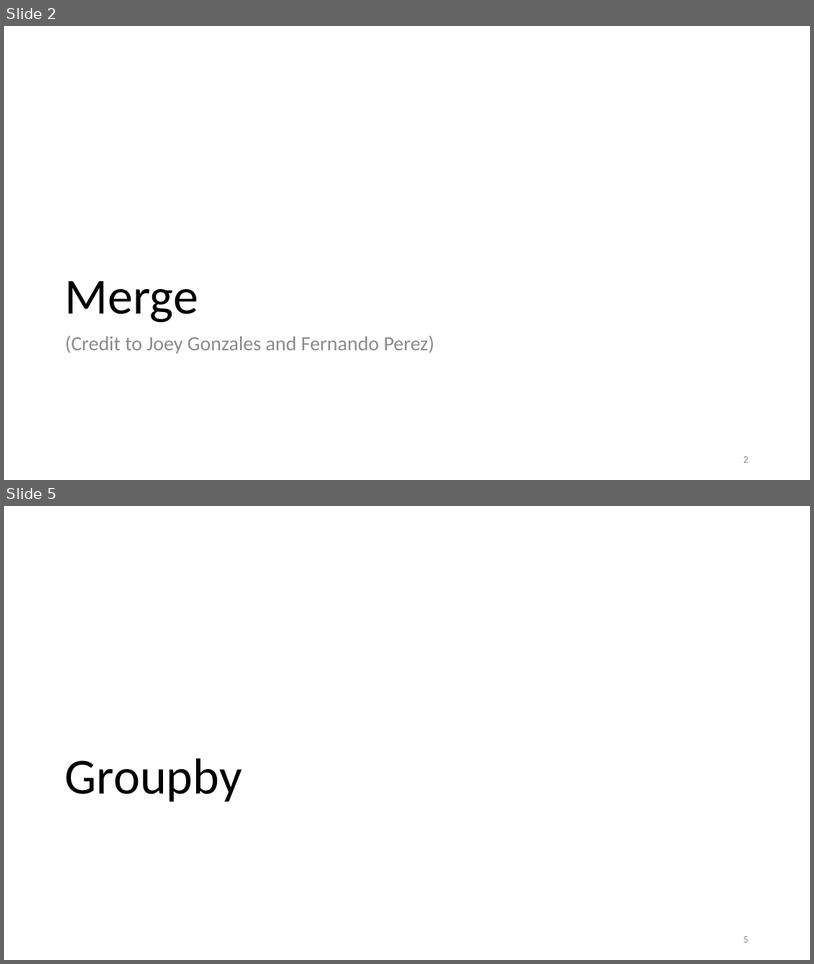
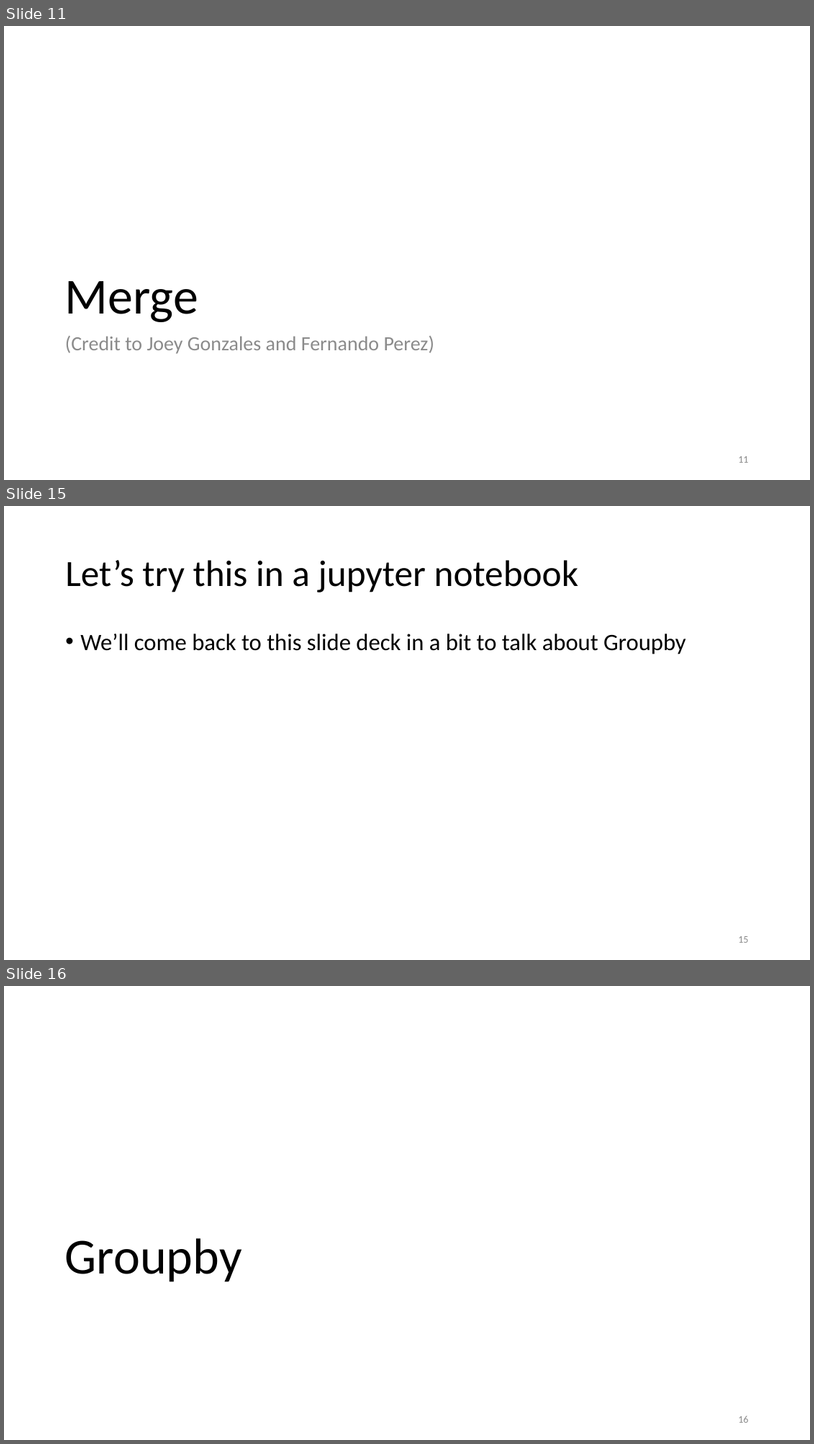
Before and after one commit to duncancallaway/ER131_2023, a slide deck: lecture/Lecture 04 Sept 5/04 Merge-Groupby.pptx. Shown one above the other, each under a label of ours: slides 2 and 5 before the commit, slides 11, 15 and 16 after it; the slides between them are not shown. The pictures are 814x964 and 814x1444 pixels, drawn with LibreOffice and Linux fonts; fonts in the diff are those of the drawing. Boxes give left, top, right and bottom in pixels: in the first picture for what was removed or moved away, otherwise in the second. Text is boxed around its words. In the diff, an @@ line names an element or a change of style, - is before the commit and + after.

```diff
--- a/lecture/Lecture 04 Sept 5/04 Merge-Groupby.pptx
+++ b/lecture/Lecture 04 Sept 5/04 Merge-Groupby.pptx
@@ slide 15 added at (x1=4, y1=506, x2=810, y2=960), background #FFFFFF @@
@@ title added at (x1=65, y1=560, x2=579, y2=592), 44 pt, text #000000 @@
+Let’s try this in a jupyter notebook
@@ text added at (x1=80, y1=633, x2=687, y2=654), 28 pt, text #000000 @@
+• We’ll come back to this slide deck in a bit to talk about Groupby
@@ page number added at (x1=738, y1=936, x2=748, y2=942), 12 pt, text #8C8C8C @@
+15
@@ what was slide 2 is now slide 11 @@
@@ page number at (x1=738, y1=456, x2=748, y2=462): text changed @@
-2
+11
@@ what was slide 5 is now slide 16 @@
@@ page number at (x1=738, y1=1416, x2=748, y2=1422): text changed @@
-5
+16
```
Also in this commit, not shown: 3 slides changed, 10 other slides added, 9 other files.
